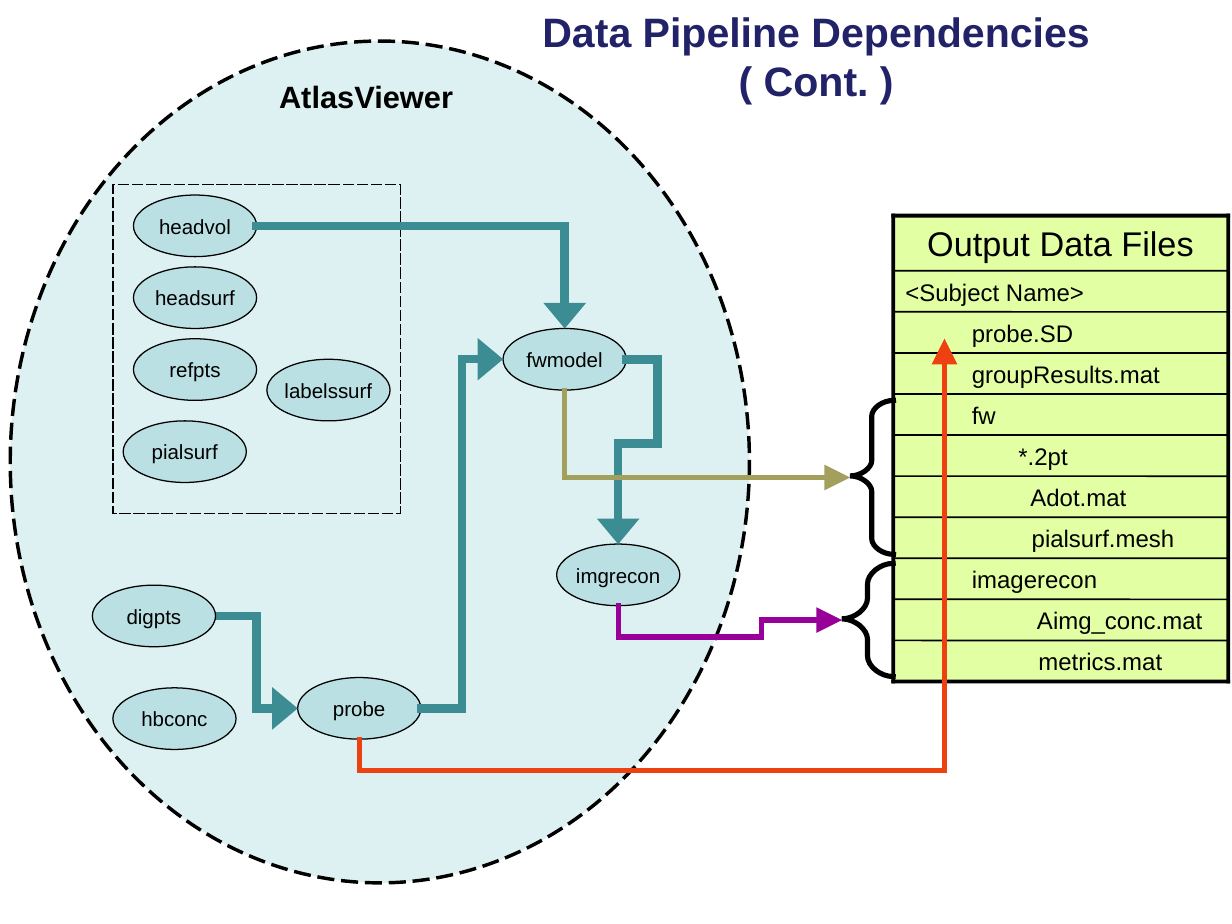
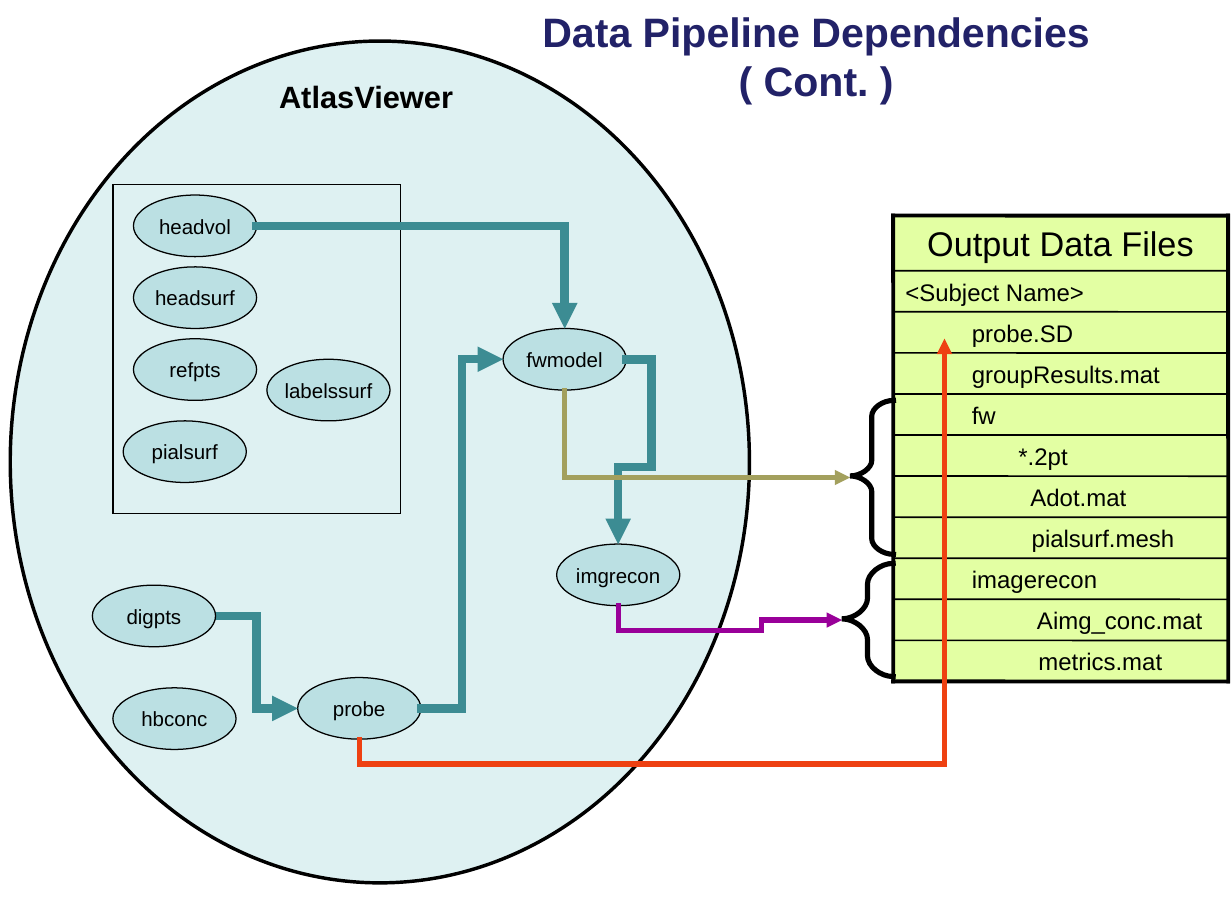
Before and after one commit to BUNPC/AtlasViewer, a slide deck: slide 2 of Docs/DesignNotes.odp. Drawn at 1232x924 pixels with LibreOffice and Linux fonts; fonts in the diff are those of the drawing. Boxes give left, top, right and bottom in pixels: in the first picture for what was removed or moved away, otherwise in the second. Text is boxed around its words. In the diff, an @@ line names an element or a change of style, - is before the commit and + after.

Commit message:
v2.12.14
-- Changes to probe implementing new policy for searching for different pieces of probe data, checking compatibility as you consolidate data into one probe struct. If multiple non-compatible SD files exist and if digitized points and data don't exist then ask user to select SD file. If probe.SD doesn't exist but another SD file exists which is either compatible with the loaded digpts and/or data or if neither of those exists then simply load next available SD into probe.

```diff
--- a/Docs/DesignNotes.odp
+++ b/Docs/DesignNotes.odp
@@ free "Data Pipeline Dependencies": place and size @@
-free "Data Pipeline Dependencies" at (542, 17, 1089, 97)
+free "Data Pipeline Dependencies" at (503, 0, 1129, 111)
@@ ellipse removed at (10, 41, 749, 882) @@
@@ freeform shape added at (10, 41, 749, 882), fill #DEF1F2, outline #000000 2.01 pt @@
@@ rectangle removed at (113, 185, 400, 514) @@
@@ freeform shape added at (113, 185, 400, 514), outline #000000 0.74 pt @@
@@ freeform shape added at (893, 312, 1228, 352), fill #E3FFA3, 14 pt, text #000000 @@
+probe.SD
@@ elbow arrow (360, 739) - (945, 339): route changed @@
@@ line removed from (893, 352) to (1228, 352) @@
@@ freeform shape added at (893, 352, 1228, 393), fill #E3FFA3, 14 pt, text #000000 @@
+groupResults.mat
@@ freeform shape added at (893, 352, 1228, 352), outline #000000 0.99 pt @@
@@ elbow arrow (626, 360) - (618, 545): route changed @@
@@ elbow arrow (618, 606) - (841, 620): route changed @@
```
Also in this commit, not shown: 7 other slides changed, 4 slides added, 1 slide removed, 39 other files.
